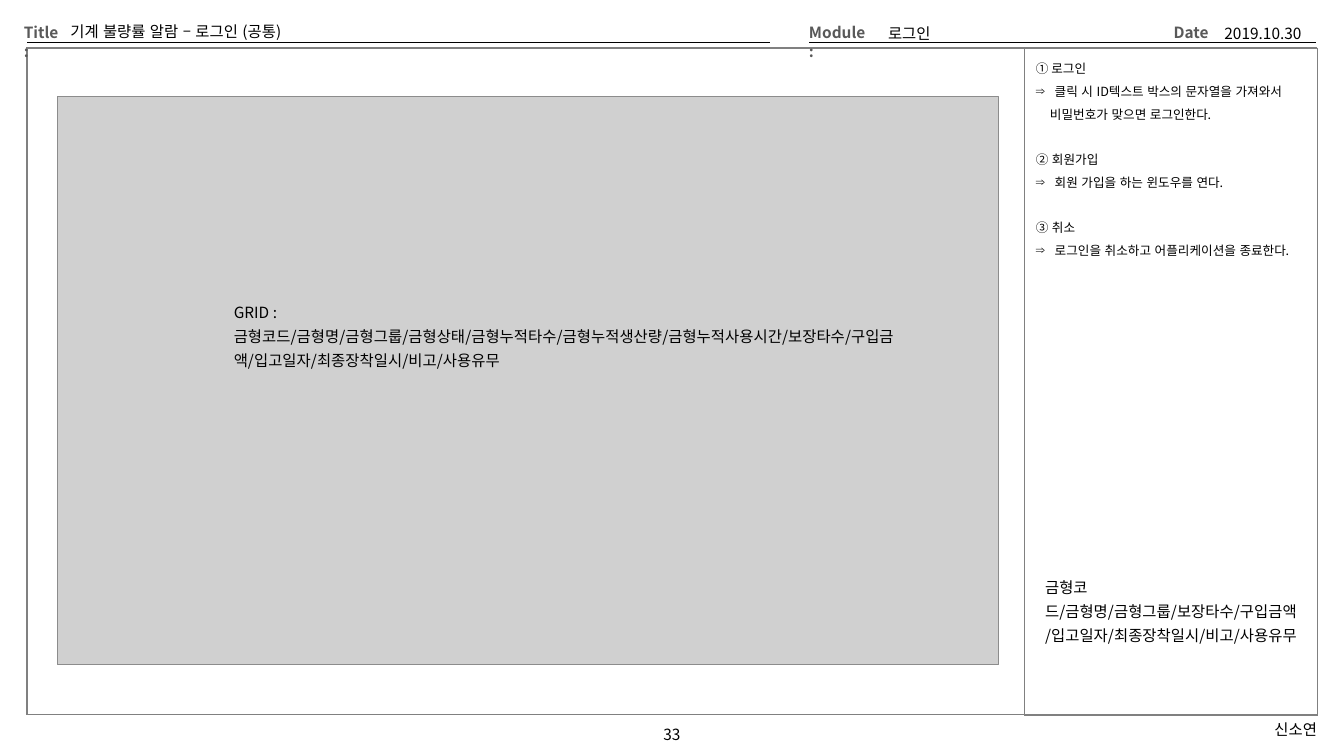
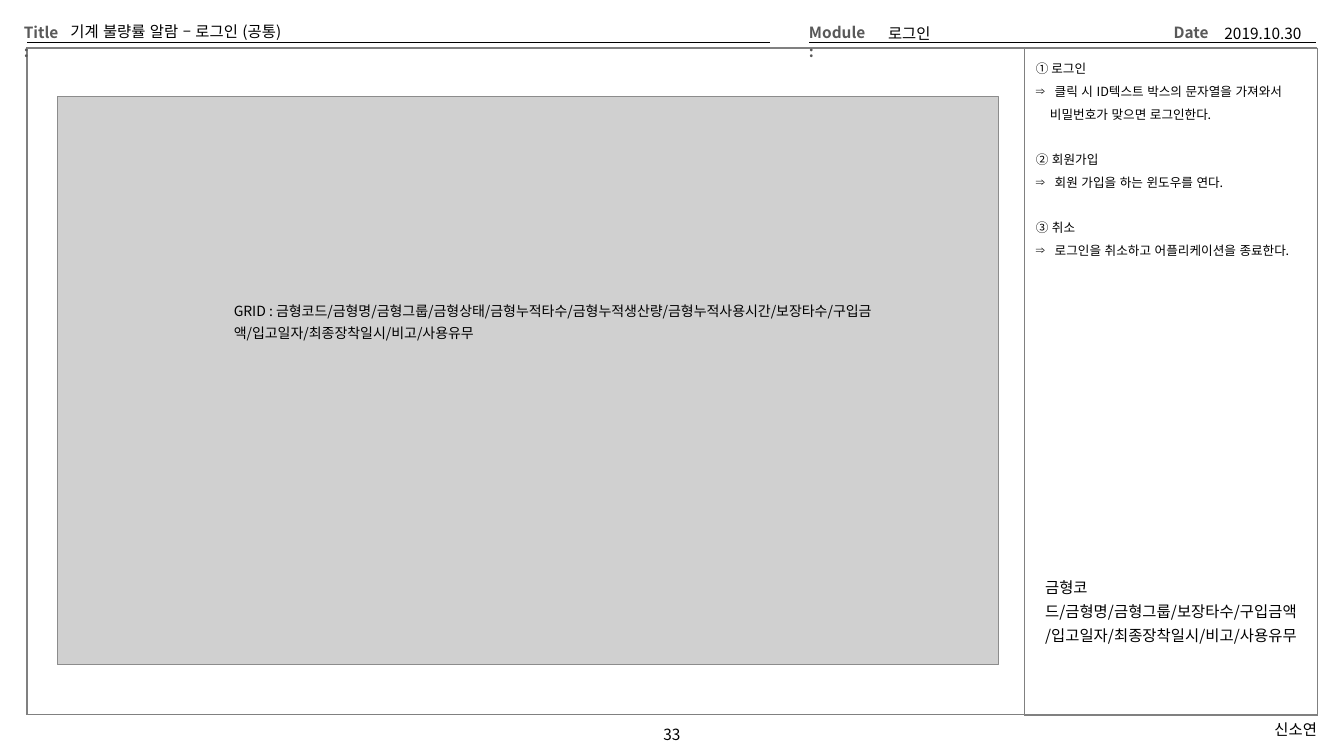
Before and after one commit to Cliedy-s/Team4, a slide deck: slide 33 of source/TEMP/Team4화면설계.pptx. Drawn at 1344x756 pixels with LibreOffice and Linux fonts; fonts in the diff are those of the drawing; grey boxes stand for pictures. Boxes give left, top, right and bottom in pixels: in the first picture for what was removed or moved away, otherwise in the second. Text is boxed around its words. In the diff, an @@ line names an element or a change of style, - is before the commit and + after.

```diff
--- a/source/TEMP/Team4화면설계.pptx
+++ b/source/TEMP/Team4화면설계.pptx
@@ text "GRID : 금형코드/금형명/금형그룹/금형상태/금형누적타수/금형누적생산량/금형누적사용시간/보장타수/구입금액/ ..." at (234,304,872,341): size 11 to 10 pt @@
```
Also in this commit, not shown: 26 other files.
